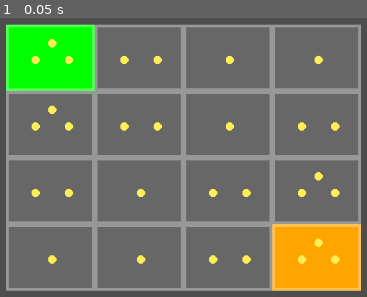
Above: before the commit, frame 1.
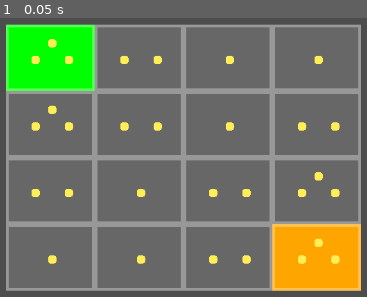
Above: after the commit, the same moment.

Repository: lacedon/grabba
Game: Godot game, scene res://screens/in_game.tscn
Two runs of this game, one before a commit and one after it. Both use one fixed random seed, a clock stepped at 60 frames per second and the inputs below. The project has no main scene, so this scene is started directly.
Inputs:
- Up to frame 1 (0.05 s): no input

The runs differ from the first frame. In frame 1, 0.4% of the frame differs, in the area x 8-93%, y 7-89%.
Error after the commit: Invalid type in function 'new' in base 'GDScript'. Cannot convert argument 2 from Object to Array. (res://components/constants/constants.gd:11)

Commit message:
Add base units and buildings

Diff:
--- a/components/area/area.tscn
+++ b/components/area/area.tscn
@@ -20,5 +20,5 @@
 
 [node name="BuildingIconPattern" type="Polygon2D" parent="."]
 color = Color(1, 0.934, 0.34, 1)
-invert_border = 2.0
-polygon = PackedVector2Array(4, 0, 8, 0, 12, 4, 12, 8, 8, 12, 4, 12, 0, 8, 0, 4)
+invert_border = 4.0
+polygon = PackedVector2Array(4, 0, 8, 0, 11, 1, 12, 4, 12, 8, 11, 11, 8, 12, 4, 12, 1, 11, 0, 8, 0, 4, 1, 1)
--- a/components/constants/constants.gd
+++ b/components/constants/constants.gd
@@ -1,3 +1,15 @@
 extends Node
 
 const colors: Array[Color] = [Color.RED, Color.BLUE, Color.GREEN, Color.ORANGE, Color.VIOLET]
+
+var units: Dictionary = {
+  footman = GameUnit.new('Footman', preload("res://static/sword.png"), 100, 2, 2, 1),
+  archer = GameUnit.new('Archer', preload("res://static/archer.png"), 70, 1, 2, 10),
+  ogre = GameUnit.new('Ogre', preload("res://static/monster.png"), 400, 10, 0.5, 1),
+}
+
+var buildings: Dictionary = {
+  barracks = GameBuilding.new('Barracks', preload("res://static/military_base.png"), [GameBuildingEffectUnitCreation.new('Create footman', units.footman, 5)]),
+  archery = GameBuilding.new('Archery', preload("res://static/target.png"), [GameBuildingEffectUnitCreation.new('Create archer', units.archer, 5)]),
+  cave = GameBuilding.new('Cave', preload("res://static/cave.png"), [GameBuildingEffectUnitCreation.new('Create ogre', units.ogre, 1)]),
+}
--- /dev/null
+++ b/types/building.gd
@@ -0,0 +1,15 @@
+extends Resource
+class_name GameBuilding
+
+@export var name: String
+@export var icon: CompressedTexture2D
+@export var effects: Array[GameBuildingEffect]
+
+func _init(
+	_name: String,
+	_icon: CompressedTexture2D,
+	_effects: Array[GameBuildingEffect] = []
+) -> void:
+	name = _name
+	icon = _icon
+	effects = _effects
--- /dev/null
+++ b/types/building_effects/building_effect.gd
@@ -0,0 +1,7 @@
+extends Resource
+class_name GameBuildingEffect
+
+@export var name: String
+
+func _init(_name: String):
+  name = _name
--- /dev/null
+++ b/types/building_effects/unit_creation.gd
@@ -0,0 +1,14 @@
+extends GameBuildingEffect
+class_name GameBuildingEffectUnitCreation
+
+@export var unit: Array[GameUnit]
+@export var maxUnitNumber: int
+
+func _init(
+  _name: String,
+  _unit: Array[GameUnit],
+  _maxUnitNumber: int
+):
+  name = _name
+  unit = _unit
+  maxUnitNumber = _maxUnitNumber
--- /dev/null
+++ b/types/unit.gd
@@ -0,0 +1,29 @@
+extends Resource
+class_name GameUnit
+
+@export var name: String
+@export var icon: CompressedTexture2D
+
+@export var maxHealth: int
+@export var health: int
+
+@export var attack: int
+## How many attack per second
+@export var attackSpeed: float
+## How far can attack
+@export var attackDistance: float
+
+func _init(
+  _name: String,
+  _icon: CompressedTexture2D,
+  _maxHealth: int,
+  _attack: int,
+  _attackSpeed: float,
+  _attackDistance: float,
+) -> void:
+  _name = name
+  _icon = icon
+  _maxHealth = maxHealth
+  _attack = attack
+  _attackSpeed = attackSpeed
+  _attackDistance = attackDistance
Renamed: static/u_archer.png -> static/archer.png
Not shown, changed: static/archer.png.import
Binary file added: static/cave.png
Not shown, added: static/cave.png.import
Renamed: static/b_house.png -> static/house.png
Not shown, changed: static/house.png.import
Renamed: static/b_military_base.png -> static/military_base.png
Not shown, changed: static/military_base.png.import
Renamed: static/u_monster.png -> static/monster.png
Not shown, changed: static/monster.png.import
Renamed: static/u_sword.png -> static/sword.png
Not shown, changed: static/sword.png.import
(and 2 more such lines)
